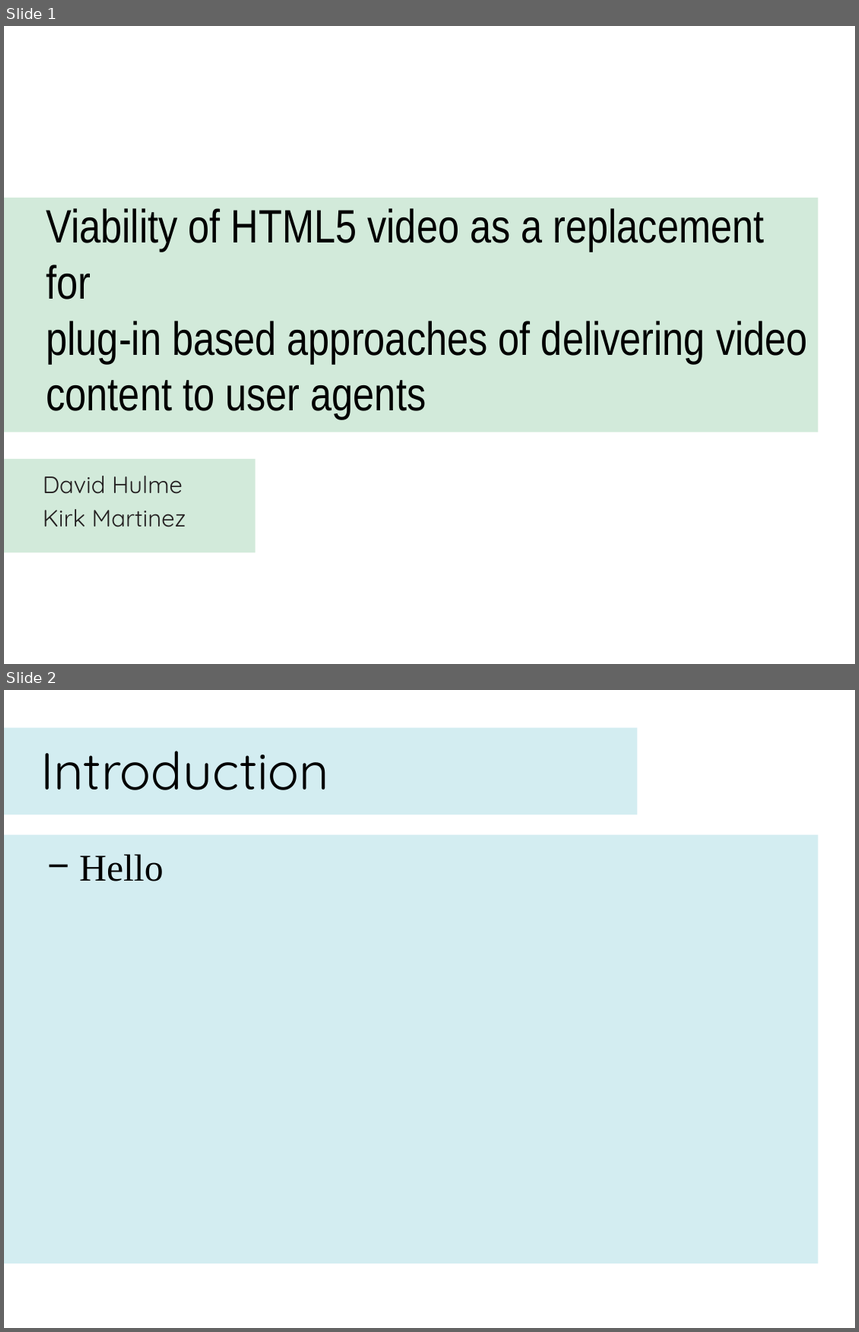
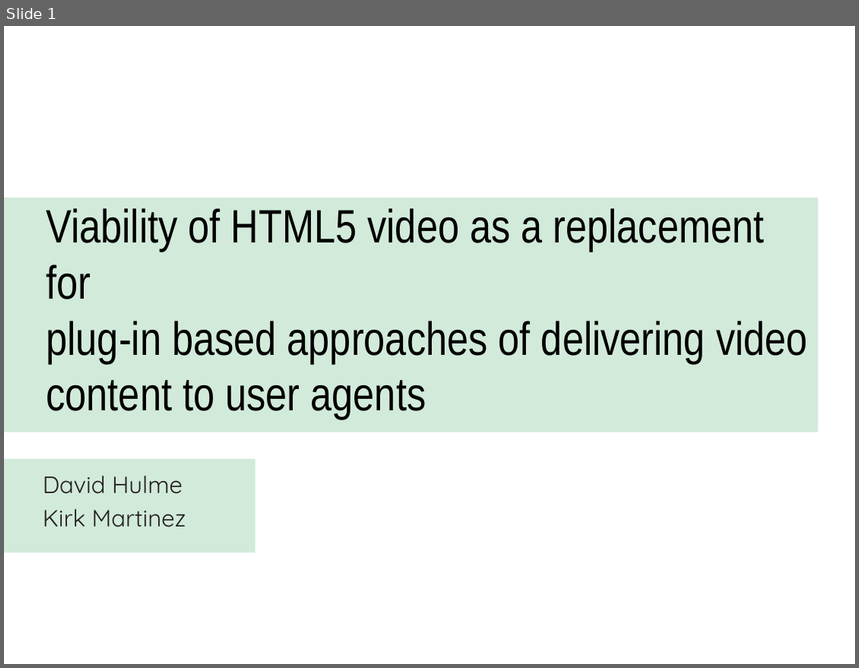
Before and after one commit to dhulme/irp, a slide deck: presentation/slides.pptx. Shown one above the other, each under a label of ours: slides 1 and 2 before the commit, slide 1 after it. The pictures are 859x1332 and 859x668 pixels, drawn with LibreOffice and Linux fonts; fonts in the diff are those of the drawing. Boxes give left, top, right and bottom in pixels: in the first picture for what was removed or moved away, otherwise in the second. Text is boxed around its words. In the diff, an @@ line names an element or a change of style, - is before the commit and + after.

```diff
--- a/presentation/slides.pptx
+++ b/presentation/slides.pptx
@@ slide 2 removed at <box>4,690,855,1328</box>, background #FFFFFF @@
@@ rectangle removed at <box>4,727,637,815</box> @@
@@ title removed at <box>40,751,329,790</box> @@
-Introduction
@@ rectangle removed at <box>4,834,819,1264</box> @@
@@ text removed at <box>79,854,164,882</box> @@
-− Hello
```
Also in this commit, not shown: 3 slides changed, 4 slides added, 3 other slides removed, 1 other file.
